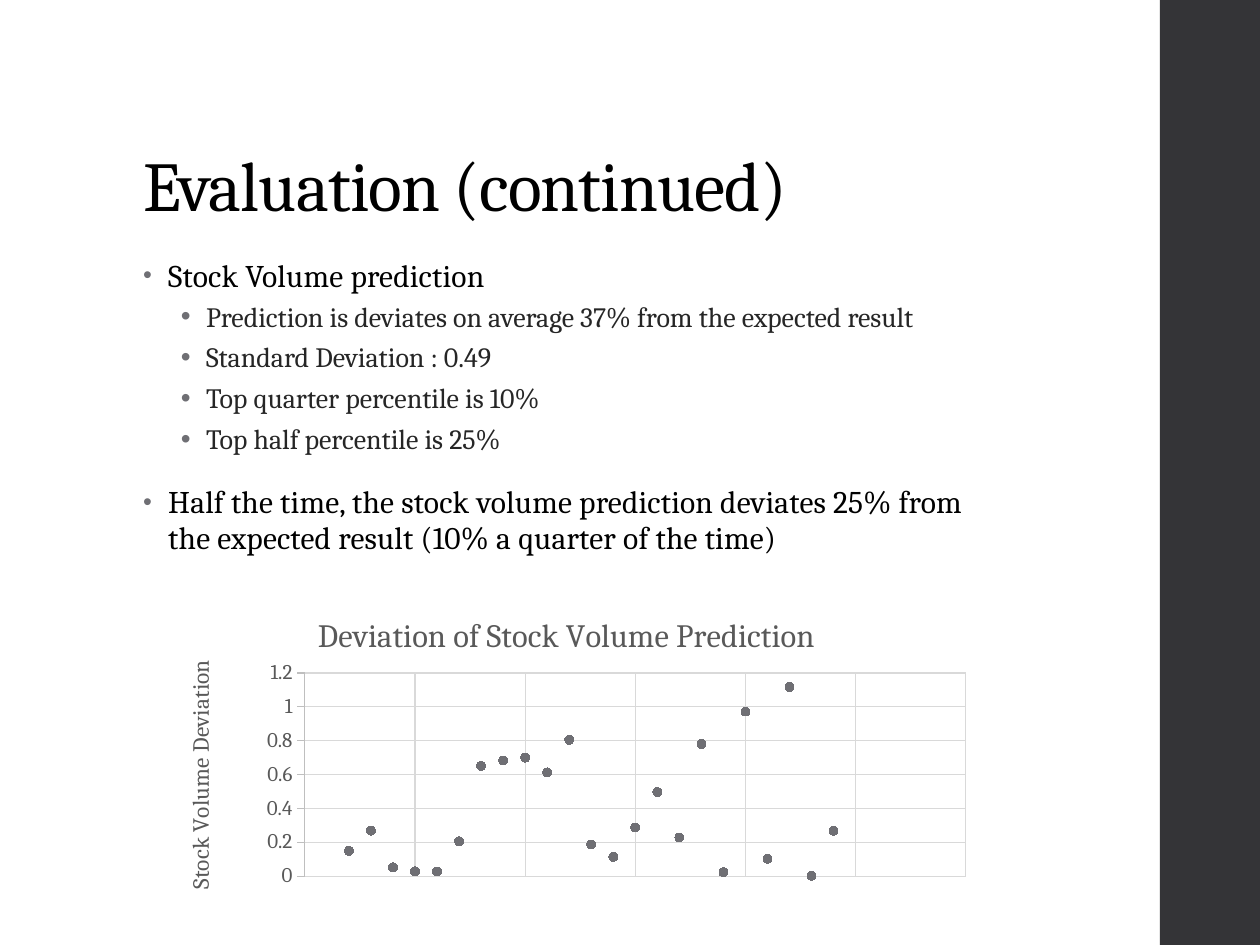
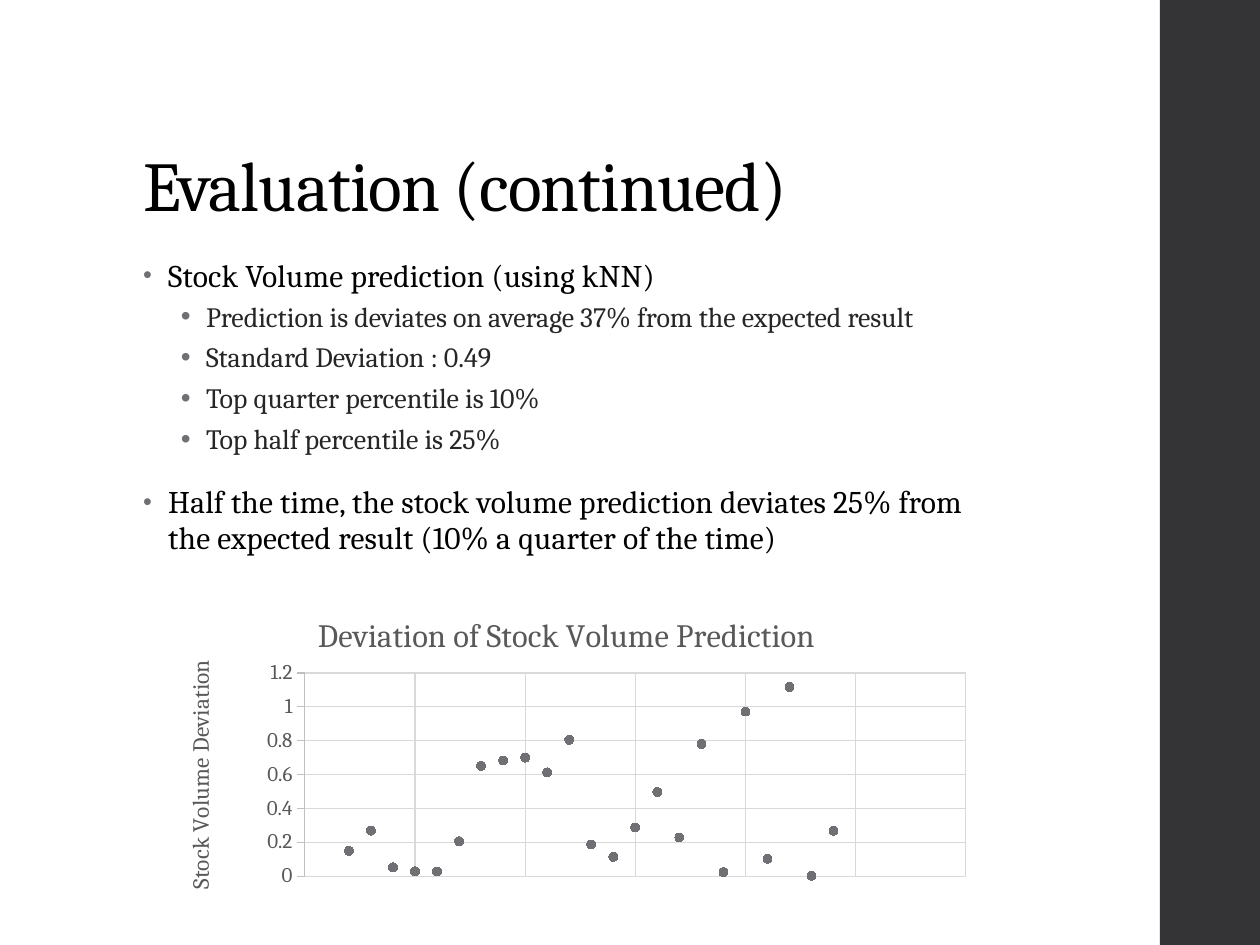
Before and after one commit to wizdes/InfluencePrediction, a slide deck: slide 11 of presentation.pptx (slide 9 before the commit). Drawn at 1260x945 pixels with LibreOffice and Linux fonts; fonts in the diff are those of the drawing. Boxes give left, top, right and bottom in pixels: in the first picture for what was removed or moved away, otherwise in the second. Text is boxed around its words. In the diff, an @@ line names an element or a change of style, - is before the commit and + after.

```diff
--- a/presentation.pptx
+++ b/presentation.pptx
@@ text at (x1=168, y1=265, x2=655, y2=294): text changed @@
-• Stock Volume prediction
+• Stock Volume prediction (using kNN)
```
Also in this commit, not shown: 1 other slide changed, 4 slides added.
